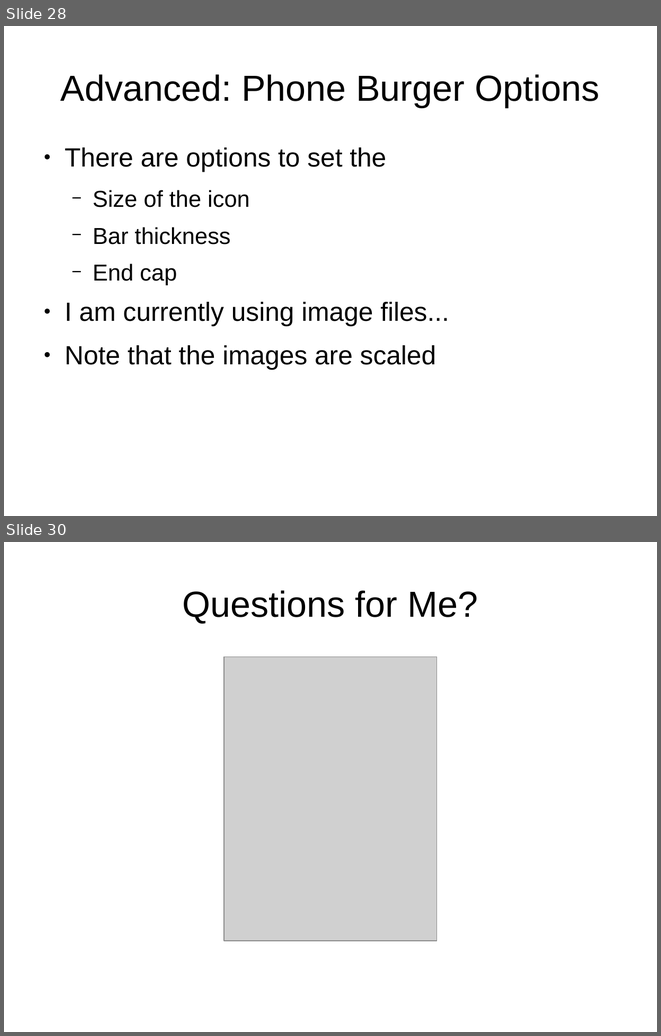
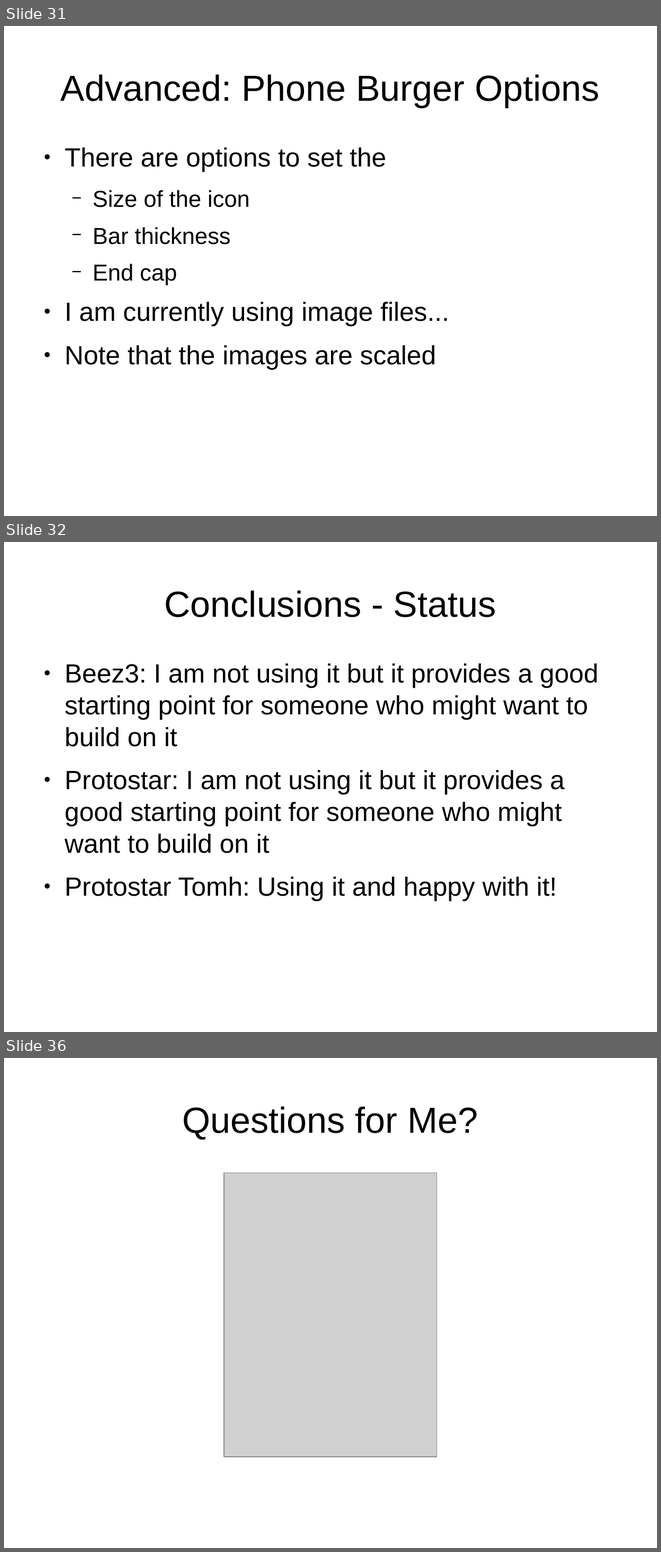
Before and after one commit to tomwhartung/jmws_accoutrements, a slide deck: presentations/2015_09-Joomla/Device_Detection-In_Protostar_and_Beez3.odp. Shown one above the other, each under a label of ours: slides 28 and 30 before the commit, slides 31, 32 and 36 after it; the slides between them are not shown. The pictures are 661x1036 and 661x1552 pixels, drawn with LibreOffice and Linux fonts; fonts in the diff are those of the drawing; grey boxes stand for pictures. Boxes give left, top, right and bottom in pixels: in the first picture for what was removed or moved away, otherwise in the second. Text is boxed around its words. In the diff, an @@ line names an element or a change of style, - is before the commit and + after.

```diff
--- a/presentations/2015_09-Joomla/Device_Detection-In_Protostar_and_Beez3.odp
+++ b/presentations/2015_09-Joomla/Device_Detection-In_Protostar_and_Beez3.odp
@@ slide 32 added at [4, 542, 657, 1032], background #FFFFFF @@
@@ title added at [164, 590, 496, 617], 44 pt, text #000000 @@
+Conclusions - Status
@@ text added at [64, 663, 598, 901], 32 pt, text #000000 @@
+● Beez3: I am not using it but it provides a good starting point for someone who might want to build on it
+● Protostar: I am not using it but it provides a good starting point for someone who might want to build on it
+● Protostar Tomh: Using it and happy with it!
@@ what was slide 28 is now slide 31 @@
@@ what was slide 30 is now slide 36 @@
```
Also in this commit, not shown: 1 slide changed, 5 other slides added, 1 other file.
